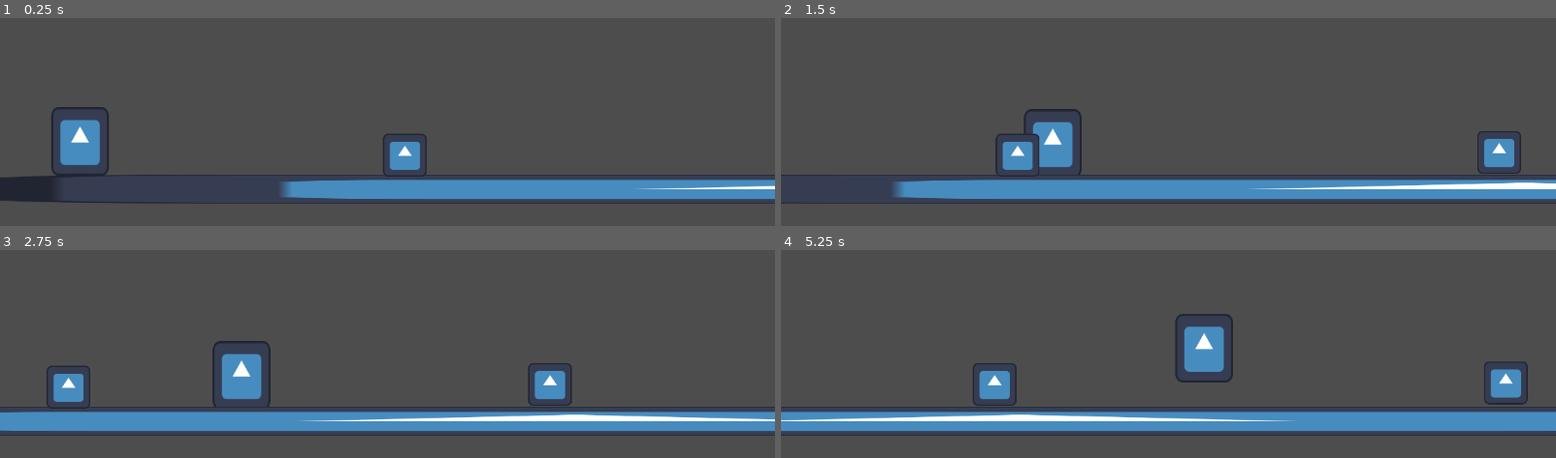
Above: before the commit, frames 1-4 (two rows, left to right).
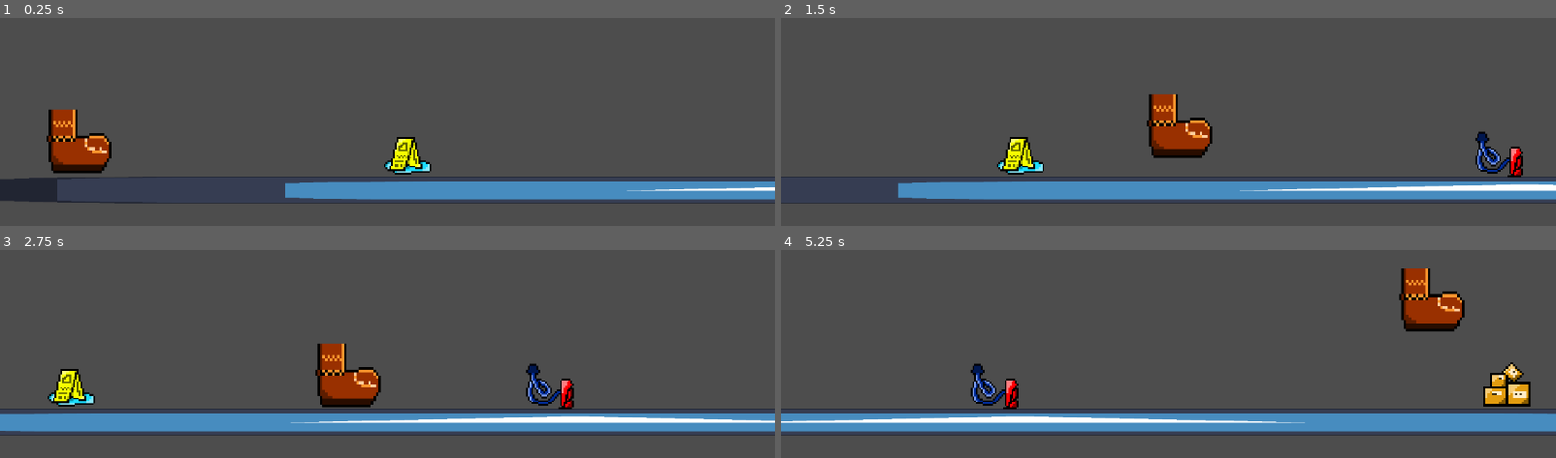
Above: after the commit, the same moments.

Repository: spenu1/Running-HealthandSafety
Game: Godot game, scene res://main.tscn
The game is run twice, just before and just after one commit, with the same random seed, the same clock (stepped at 60 frames per second) and the same inputs. The engine's default icon, where the game draws it, is replaced by a stand-in: a white triangle on a blue panel in a dark square.
Inputs:
- Up to frame 1 (0.25 s): no input
- Up to frame 2 (1.5 s): tap Enter (ui_accept) at 0.5, 0.77 s; hold Right (ui_right) from 0.53 s (still down)
- Up to frame 3 (2.75 s): tap Enter (ui_accept) at 1.52 s; release Right (ui_right) at 2.03 s; hold Left (ui_left) from 2.03 s (still down)
- Up to frame 4 (5.25 s): release Left (ui_left) at 2.78 s; hold Right (ui_right) 2.78-4.28 s; tap Enter (ui_accept) at 3.02, 3.77, 4.52 s; hold Left (ui_left) 4.28-5.03 s; hold Right (ui_right) from 5.03 s (still down)

The runs differ from the first frame. In frame 1, 5.0% of the frame differs, in the area x 0-100%, y 42-88%; in frame 2, 7.5%; in frame 3, 8.3%; in frame 4, 8.6%, in the area x 0-100%, y 8-88%.

Commit message:
Added Sprites

Diff:
--- a/main.tscn
+++ b/main.tscn
@@ -44,6 +44,21 @@
 	pass
 "
 
+[sub_resource type="GDScript" id="GDScript_1bvp3"]
+script/source = "extends Node2D
+
+
+# Called when the node enters the scene tree for the first time.
+func _ready() -> void:
+	pass # Replace with function body.
+
+
+# Called every frame. 'delta' is the elapsed time since the previous frame.
+func _process(delta: float) -> void:
+	position.x += delta*-200
+	pass
+"
+
 [node name="Main" type="Node2D" unique_id=1167737423]
 script = SubResource("GDScript_0xm2m")
 
@@ -68,3 +83,8 @@
 position = Vector2(45, -160)
 scale = Vector2(0.66765726, 0.79986286)
 script = SubResource("GDScript_h2yge")
+
+[node name="Running2" parent="." unique_id=489708128 instance=ExtResource("3_h2yge")]
+position = Vector2(2763, -159)
+scale = Vector2(0.66765726, 0.79986286)
+script = SubResource("GDScript_1bvp3")
--- a/node_2d.tscn
+++ b/node_2d.tscn
@@ -1,13 +1,13 @@
 [gd_scene format=3 uid="uid://d4k2ns1luke5q"]
 
-[ext_resource type="Texture2D" uid="uid://bcmoa3ln4ascl" path="res://icon.svg" id="1_wtcfe"]
+[ext_resource type="Texture2D" uid="uid://bhml0fysm41q" path="res://Assets/Boot.png" id="1_wtcfe"]
 
 [sub_resource type="GDScript" id="GDScript_wtcfe"]
 script/source = "extends CharacterBody2D
 
 
-const SPEED = 300.0
-const JUMP_VELOCITY = -400.0
+const SPEED = 500.0
+const JUMP_VELOCITY = -500.0
 
 
 func _physics_process(delta: float) -> void:
@@ -39,6 +39,7 @@
 script = SubResource("GDScript_wtcfe")
 
 [node name="Sprite2D" type="Sprite2D" parent="CharacterBody2D" unique_id=759123773]
+scale = Vector2(5.39, 5.39)
 texture = ExtResource("1_wtcfe")
 
 [node name="CollisionShape2D" type="CollisionShape2D" parent="CharacterBody2D" unique_id=1366653876]
--- a/obstacle.tscn
+++ b/obstacle.tscn
@@ -20,7 +20,7 @@
 		print(\"Hit\")
 		self.running = !running
 	pass # Replace with function body.
-
+#yo
 
 func _on_point_colis_body_shape_entered(body_rid: RID, body: Node2D, body_shape_index: int, local_shape_index: int) -> void:
 	if(running):
@@ -48,7 +48,7 @@
 [node name="PointColis" type="Area2D" parent="." unique_id=444876494 groups=["Colisions"]]
 
 [node name="PointBox" type="CollisionShape2D" parent="PointColis" unique_id=1941595242]
-position = Vector2(1, -300.5)
+position = Vector2(1, -307)
 shape = SubResource("RectangleShape2D_qcbvg")
 
 [connection signal="area_entered" from="HitColis" to="." method="_on_hit_colis_area_entered"]
--- a/project.godot
+++ b/project.godot
@@ -25,6 +25,7 @@
 
 [rendering]
 
+textures/canvas_textures/default_texture_filter=0
 rendering_device/driver.windows="d3d12"
 renderer/rendering_method="gl_compatibility"
 renderer/rendering_method.mobile="gl_compatibility"
--- a/running.tscn
+++ b/running.tscn
@@ -2,6 +2,9 @@
 
 [ext_resource type="Texture2D" uid="uid://bcmoa3ln4ascl" path="res://icon.svg" id="1_71hxw"]
 [ext_resource type="PackedScene" uid="uid://ctwevqwcjx5e6" path="res://obstacle.tscn" id="2_hus8h"]
+[ext_resource type="Texture2D" uid="uid://dxdxynk53dbtj" path="res://Assets/Cable.png" id="3_3c37w"]
+[ext_resource type="Texture2D" uid="uid://chjf4tb5g2bdo" path="res://Assets/Sign.png" id="4_b1lmo"]
+[ext_resource type="Texture2D" uid="uid://b8yag45obo1tq" path="res://Assets/Boxes.png" id="5_2v78k"]
 
 [sub_resource type="RectangleShape2D" id="RectangleShape2D_hus8h"]
 size = Vector2(776, 148)
@@ -13,8 +16,8 @@
 scale = Vector2(5.266507, 0.33580405)
 
 [node name="Sprite2D" type="Sprite2D" parent="StaticBody2D" unique_id=2076672027]
-position = Vector2(99.000015, 105)
-scale = Vector2(6.021096, 1.2602266)
+position = Vector2(99.000015, 110.69486)
+scale = Vector2(6.021096, 1.1712444)
 texture = ExtResource("1_71hxw")
 
 [node name="CollisionShape2D" type="CollisionShape2D" parent="StaticBody2D" unique_id=397489107]
@@ -25,22 +28,22 @@
 position = Vector2(1981, 554)
 
 [node name="Sprite2D" type="Sprite2D" parent="Obstacle2" unique_id=1392040733]
-position = Vector2(0, -4)
-scale = Vector2(0.76183325, 0.6250863)
-texture = ExtResource("1_71hxw")
+position = Vector2(0, -8.294992)
+scale = Vector2(3.772, 3.380333)
+texture = ExtResource("3_3c37w")
 
 [node name="Obstacle" parent="." unique_id=227316608 instance=ExtResource("2_hus8h")]
-position = Vector2(909, 559)
+position = Vector2(909, 556)
 
 [node name="Sprite2D" type="Sprite2D" parent="Obstacle" unique_id=2053367752]
-position = Vector2(0, -4)
-scale = Vector2(0.76183325, 0.6250863)
-texture = ExtResource("1_71hxw")
+position = Vector2(6, -8)
+scale = Vector2(4.077, 3.344)
+texture = ExtResource("4_b1lmo")
 
 [node name="Obstacle3" parent="." unique_id=1241173854 instance=ExtResource("2_hus8h")]
 position = Vector2(3119, 551)
 
 [node name="Sprite2D" type="Sprite2D" parent="Obstacle3" unique_id=840503566]
-position = Vector2(0, -4)
-scale = Vector2(0.76183325, 0.6250863)
-texture = ExtResource("1_71hxw")
+position = Vector2(5, 7.000001)
+scale = Vector2(5.047, 4.139)
+texture = ExtResource("5_2v78k")
Binary file added: Assets/Boot.png
Not shown, added: Assets/Boot.png.import
Binary file added: Assets/Boxes.png
Not shown, added: Assets/Boxes.png.import
Binary file added: Assets/Cable.png
Not shown, added: Assets/Cable.png.import
Binary file added: Assets/Sign.png
Not shown, added: Assets/Sign.png.import
